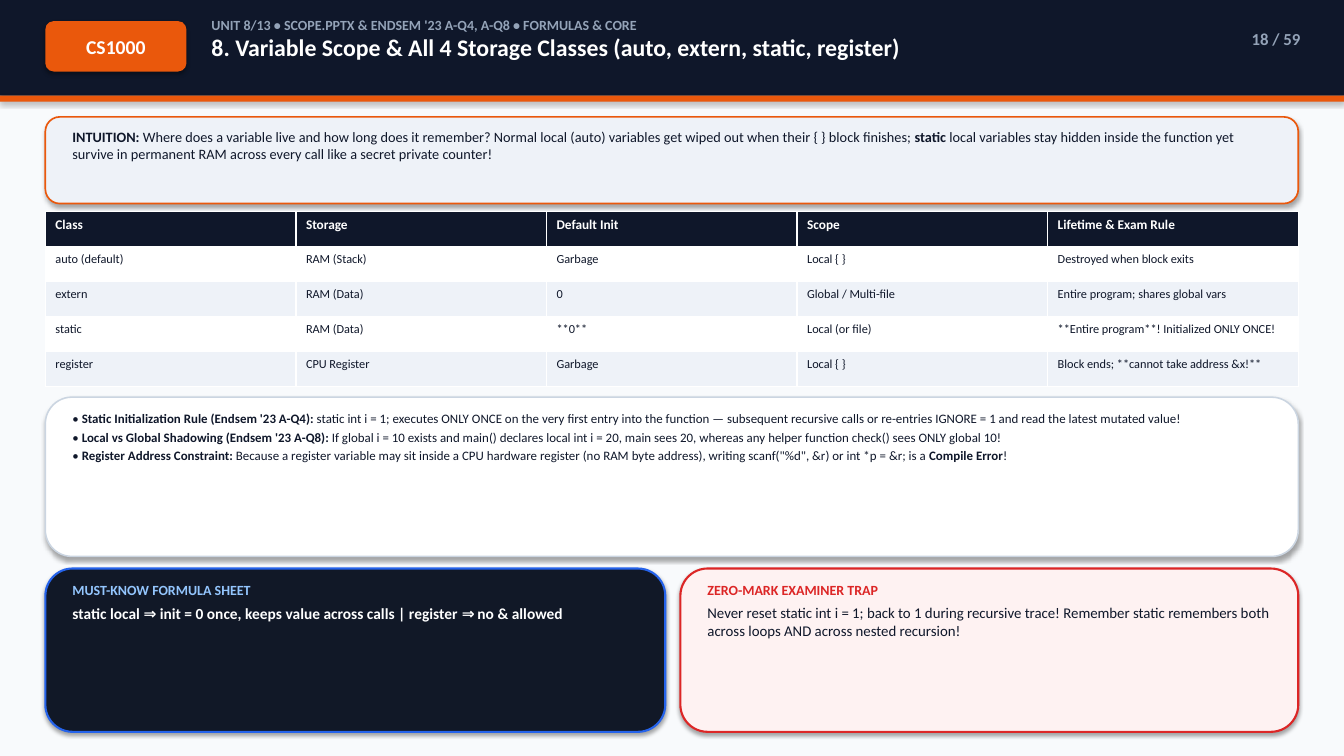
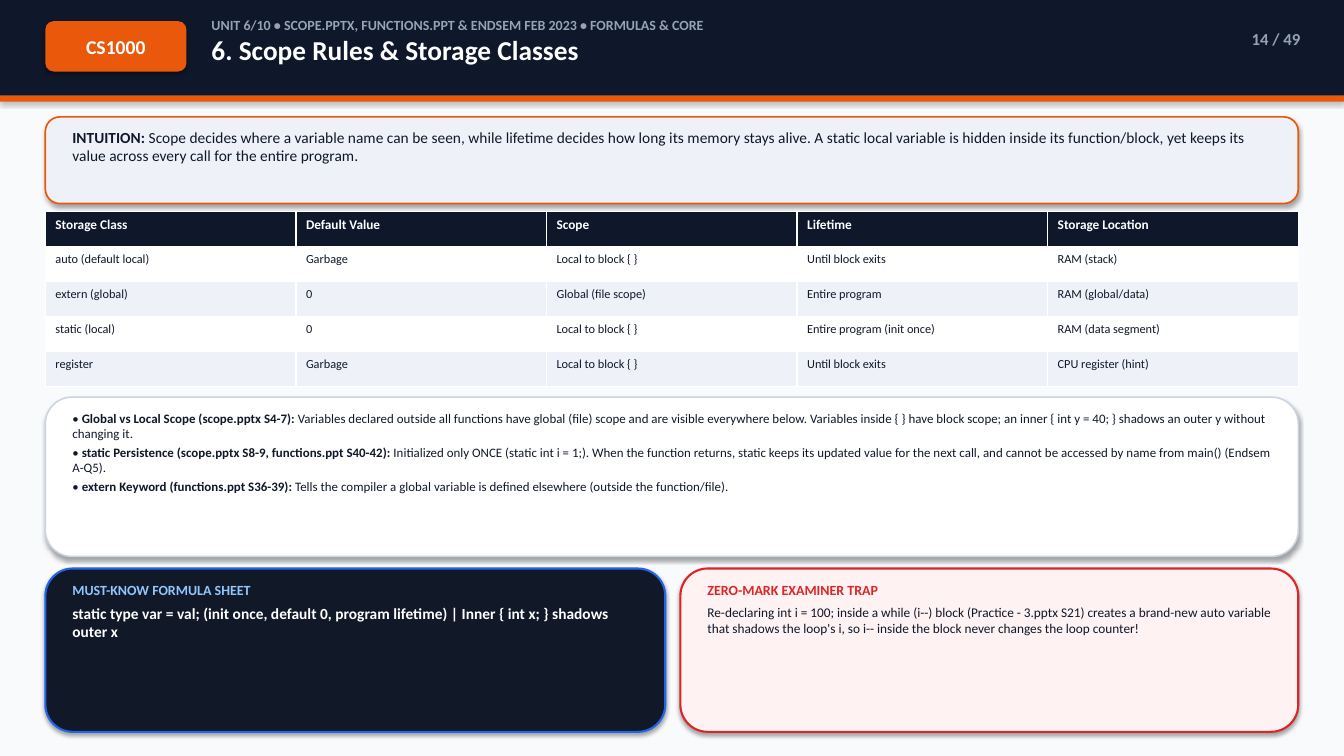
Before and after one commit to Sachitt-AV-08/iiitdm-sem1-study-hub, a slide deck: slide 14 of decks/CS1000_C_Programming_Exam_Deck.pptx (slide 18 before the commit). Drawn at 1344x756 pixels with LibreOffice and Linux fonts; fonts in the diff are those of the drawing. Boxes give left, top, right and bottom in pixels: in the first picture for what was removed or moved away, otherwise in the second. Text is boxed around its words. In the diff, an @@ line names an element or a change of style, - is before the commit and + after.

```diff
--- a/decks/CS1000_C_Programming_Exam_Deck.pptx
+++ b/decks/CS1000_C_Programming_Exam_Deck.pptx
@@ text at box(211, 20, 703, 65): text changed; size 17 to 10 pt; text colour #FFFFFF to #94A3B8 @@
-UNIT 8/13 • SCOPE.PPTX & ENDSEM '23 A-Q4, A-Q8 • FORMULAS & CORE
-8. Variable Scope & All 4 Storage Classes (auto, extern, static, register)
+UNIT 6/10 • SCOPE.PPTX, FUNCTIONS.PPT & ENDSEM FEB 2023 • FORMULAS & CORE
+6. Scope Rules & Storage Classes
@@ text at box(1252, 34, 1300, 45): text changed @@
-18 / 59
+14 / 49
@@ text at box(72, 132, 1245, 164): text changed; size 10.2 to 11 pt @@
-INTUITION: Where does a variable live and how long does it remember? Normal local (auto) variables get wiped out when their { } block finishes; static local variables stay hidden inside the function yet survive in permanent RAM across every call like a secret private counter!
+INTUITION: Scope decides where a variable name can be seen, while lifetime decides how long its memory stays alive. A static local variable is hidden inside its function/block, yet keeps its value across every call for the entire program.
@@ table at box(45, 212, 1301, 387) @@
-row 1: Class | Storage | Default Init | Scope | Lifetime & Exam Rule
+row 1: Storage Class | Default Value | Scope | Lifetime | Storage Location
-row 2: auto (default) | RAM (Stack) | Garbage | Local { } | Destroyed when block exits
+row 2: auto (default local) | Garbage | Local to block { } | Until block exits | RAM (stack)
-row 3: extern | RAM (Data) | 0 | Global / Multi-file | Entire program; shares global vars
+row 3: extern (global) | 0 | Global (file scope) | Entire program | RAM (global/data)
-row 4: static | RAM (Data) | **0** | Local (or file) | **Entire program**! Initialized ONLY ONCE!
+row 4: static (local) | 0 | Local to block { } | Entire program (init once) | RAM (data segment)
-row 5: register | CPU Register | Garbage | Local { } | Block ends; **cannot take address &x!**
+row 5: register | Garbage | Local to block { } | Until block exits | CPU register (hint)
@@ text at box(72, 413, 1271, 494): text changed @@
-• Static Initialization Rule (Endsem '23 A-Q4): static int i = 1; executes ONLY ONCE on the very first entry into the function — subsequent recursive calls or re-entries IGNORE = 1 and read the latest mutated value!
-• Local vs Global Shadowing (Endsem '23 A-Q8): If global i = 10 exists and main() declares local int i = 20, main sees 20, whereas any helper function check() sees ONLY global 10!
-• Register Address Constraint: Because a register variable may sit inside a CPU hardware register (no RAM byte address), writing scanf("%d", &r) or int *p = &r; is a Compile Error!
+• Global vs Local Scope (scope.pptx S4-7): Variables declared outside all functions have global (file) scope and are visible everywhere below. Variables inside { } have block scope; an inner { int y = 40; } shadows an outer y without changing it.
+• static Persistence (scope.pptx S8-9, functions.ppt S40-42): Initialized only ONCE (static int i = 1;). When the function returns, static keeps its updated value for the next call, and cannot be accessed by name from main() (Endsem A-Q5).
+• extern Keyword (functions.ppt S36-39): Tells the compiler a global variable is defined elsewhere (outside the function/file).
@@ text at box(72, 607, 608, 637): text changed @@
-static local ⇒ init = 0 once, keeps value across calls | register ⇒ no & allowed
+static type var = val; (init once, default 0, program lifetime) | Inner { int x; } shadows outer x
@@ text at box(707, 607, 1271, 636): text changed; size 10.6 to 9.5 pt @@
-Never reset static int i = 1; back to 1 during recursive trace! Remember static remembers both across loops AND across nested recursion!
+Re-declaring int i = 100; inside a while (i--) block (Practice - 3.pptx S21) creates a brand-new auto variable that shadows the loop's i, so i-- inside the block never changes the loop counter!
```
Also in this commit, not shown: 36 other slides changed, 12 slides added, 22 slides removed, 34 other files.
